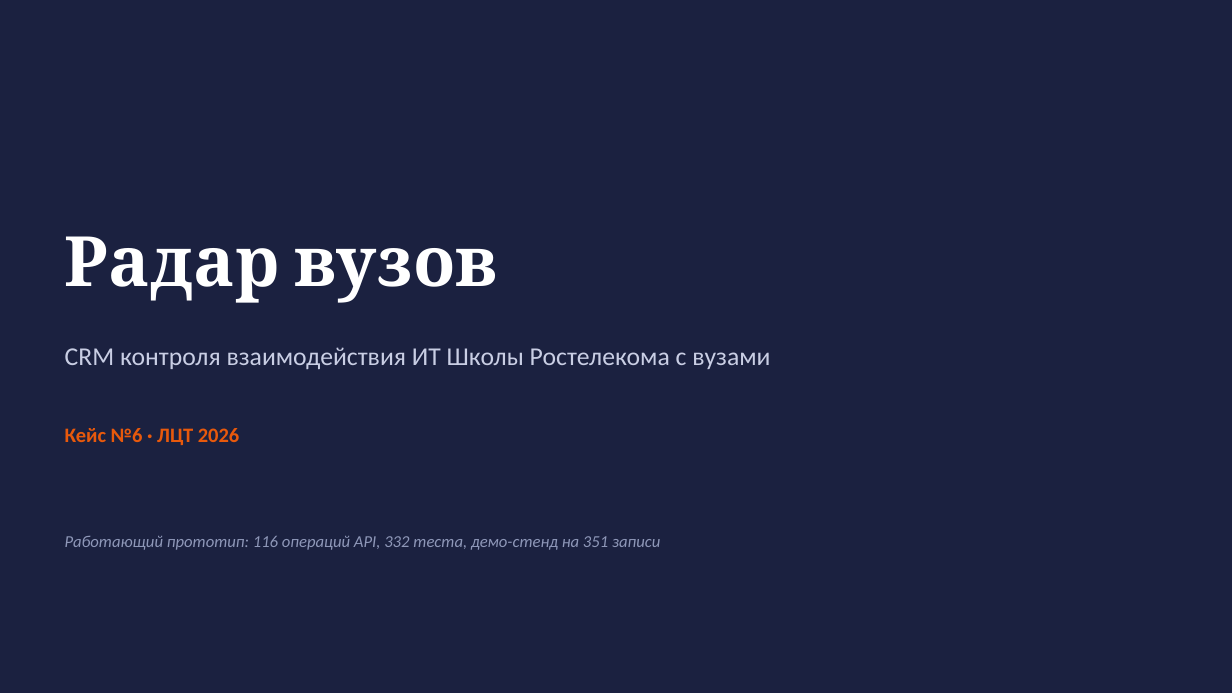
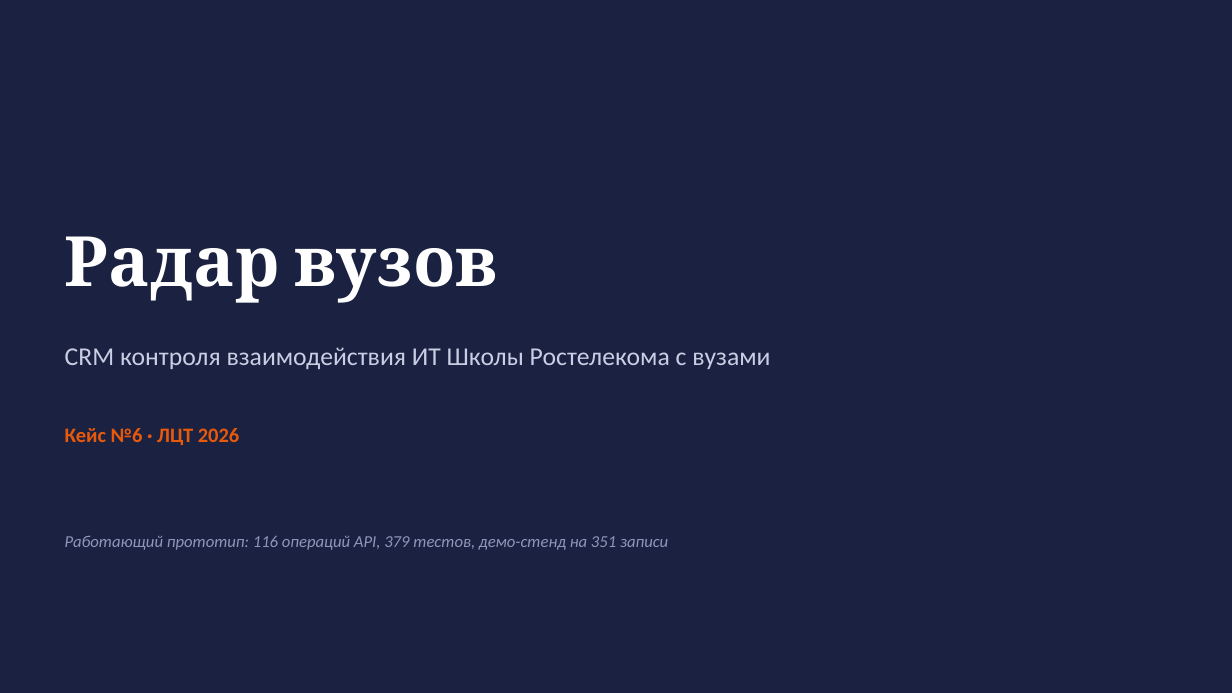
Before and after one commit to tame2tame/hackathon_2026, a slide deck: slide 1 of docs/РадарВузов-презентация.pptx. Drawn at 1232x693 pixels with LibreOffice and Linux fonts; fonts in the diff are those of the drawing. Boxes give left, top, right and bottom in pixels: in the first picture for what was removed or moved away, otherwise in the second. Text is boxed around its words. In the diff, an @@ line names an element or a change of style, - is before the commit and + after.

```diff
--- a/docs/РадарВузов-презентация.pptx
+++ b/docs/РадарВузов-презентация.pptx
@@ text at <box>65,536,668,550</box>: text changed @@
-Работающий прототип: 116 операций API, 332 теста, демо-стенд на 351 записи
+Работающий прототип: 116 операций API, 379 тестов, демо-стенд на 351 записи
```
Also in this commit, not shown: 1 other slide changed, 4 other files.
